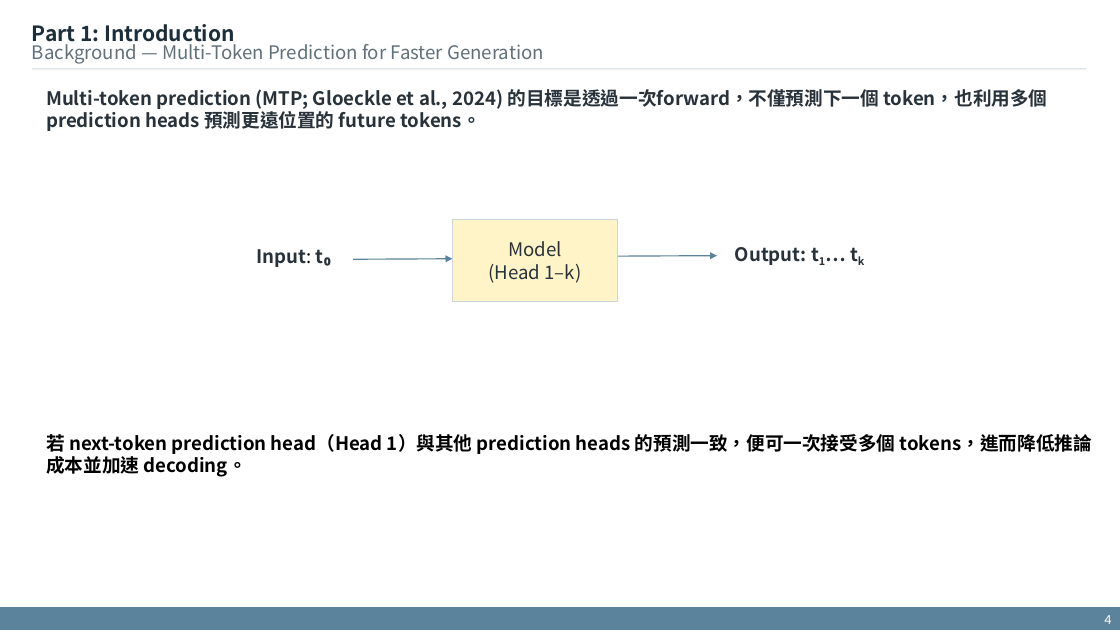
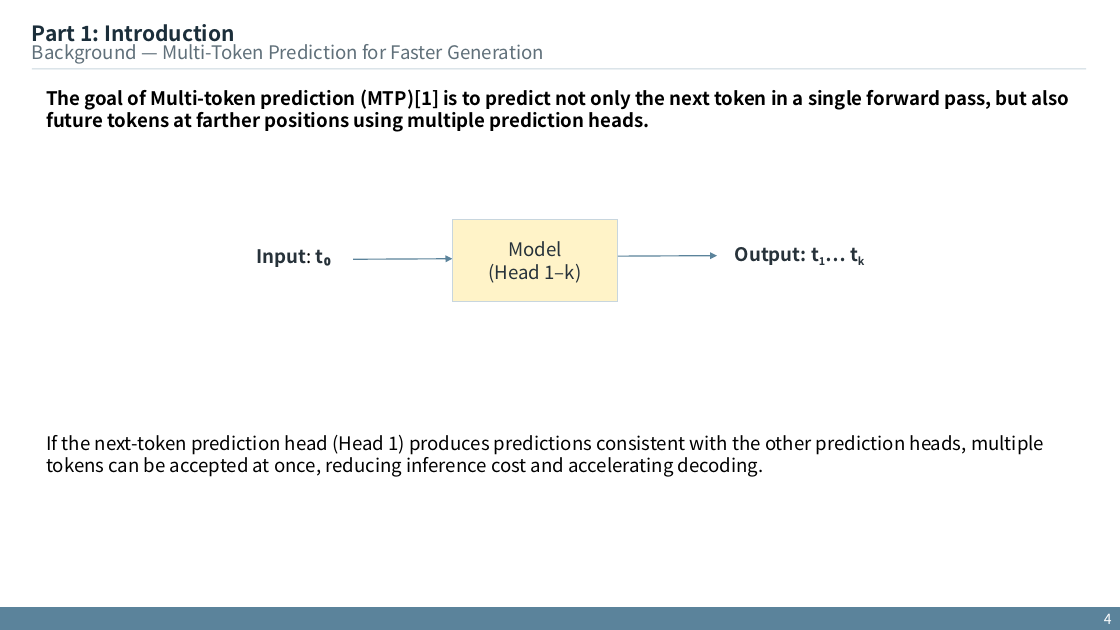
Before and after one commit to xdfg12456/llama-mtp, a slide deck: slide 4 of doc/mtp_with_consistency_method.pptx. Drawn at 1120x630 pixels with LibreOffice and Linux fonts; fonts in the diff are those of the drawing. Boxes give left, top, right and bottom in pixels: in the first picture for what was removed or moved away, otherwise in the second. Text is boxed around its words. In the diff, an @@ line names an element or a change of style, - is before the commit and + after.

```diff
--- a/doc/mtp_with_consistency_method.pptx
+++ b/doc/mtp_with_consistency_method.pptx
@@ text at <box>46,89,1070,132</box>: text changed; text colour #27323A to #000000 @@
-Multi-token prediction (MTP; Gloeckle et al., 2024) 的目標是透過一次forward，不僅預測下一個 token，也利用多個 prediction heads 預測更遠位置的 future tokens。
+The goal of Multi-token prediction (MTP)[1] is to predict not only the next token in a single forward pass, but also future tokens at farther positions using multiple prediction heads.
@@ text at <box>46,435,1044,477</box>: text changed; bold off @@
-若 next-token prediction head（Head 1）與其他 prediction heads 的預測一致，便可一次接受多個 tokens，進而降低推論成本並加速 decoding。
+If the next-token prediction head (Head 1) produces predictions consistent with the other prediction heads, multiple tokens can be accepted at once, reducing inference cost and accelerating decoding.
@@ page number at <box>1104,614,1112,624</box>: font Calibri to Noto Sans CJK SC @@
```
Also in this commit, not shown: 18 other slides changed, 5 slides added, 1 slide removed, 1 other file.
